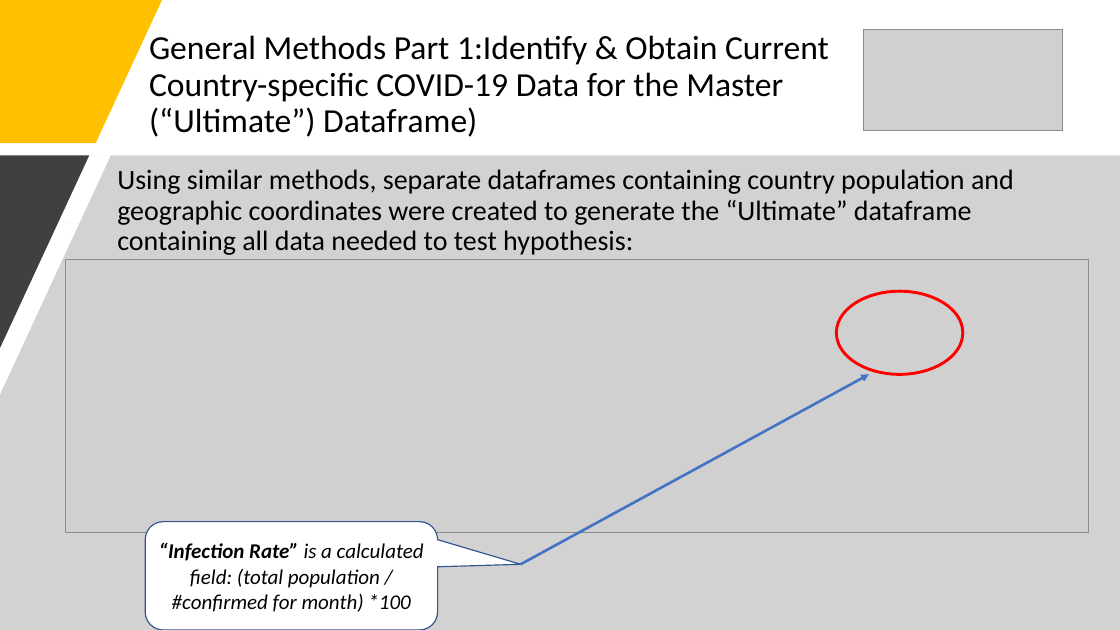
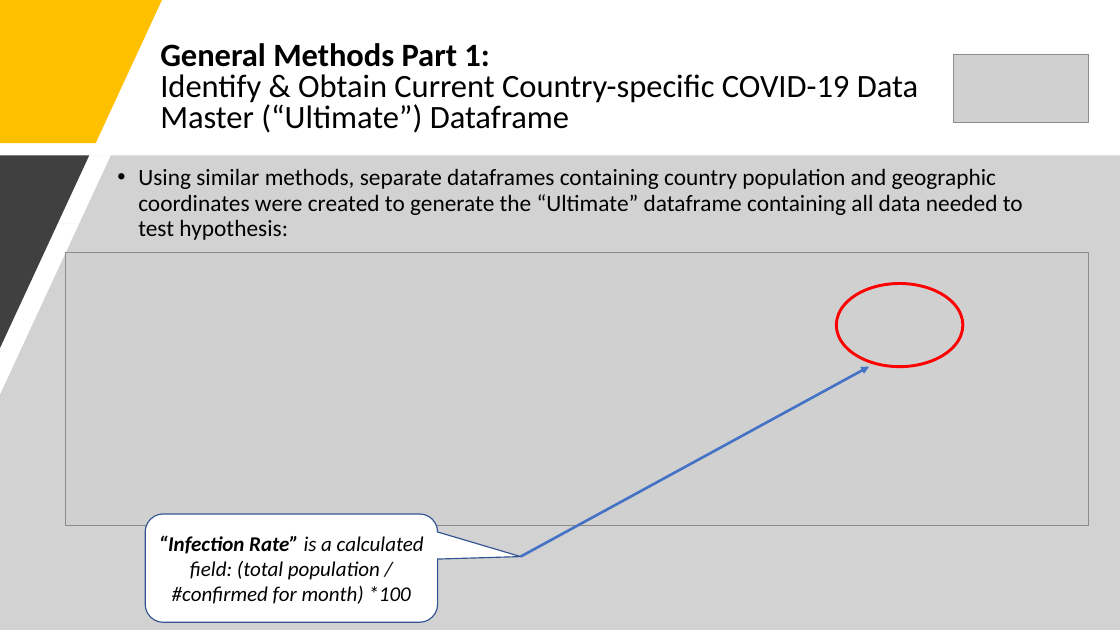
Before and after one commit to mirahmed07/project_covid_global, a slide deck: slide 10 of COVID-19_Presentation_DRAFT.pptx (slide 9 before the commit). Drawn at 1120x630 pixels with LibreOffice and Linux fonts; fonts in the diff are those of the drawing; grey boxes stand for pictures. Boxes give left, top, right and bottom in pixels: in the first picture for what was removed or moved away, otherwise in the second. Text is boxed around its words. In the diff, an @@ line names an element or a change of style, - is before the commit and + after.

```diff
--- a/COVID-19_Presentation_DRAFT.pptx
+++ b/COVID-19_Presentation_DRAFT.pptx
@@ text at [160,43,918,133]: text changed; size 28.8 to 27.9 pt @@
-General Methods Part 1:Identify & Obtain Current Country-specific COVID-19 Data for the Master (“Ultimate”) Dataframe)
+General Methods Part 1:
+Identify & Obtain Current Country-specific COVID-19 Data Master (“Ultimate”) Dataframe
@@ picture: place and size @@
-picture at [864,30,1063,130]
+picture at [954,54,1089,122]
@@ text "Using similar methods, separate dataframes ..." at [138,168,1023,240]: size 24 to 20 pt; bullet none to • @@
@@ 1 picture, 1 rounded speech box, 1 arrow, 1 ellipse: place and size @@
-1 picture, 1 rounded speech box, 1 arrow, 1 ellipse at [66,260,1090,630]
+1 picture, 1 rounded speech box, 1 arrow, 1 ellipse at [66,252,1090,623]
```
Also in this commit, not shown: 6 other slides changed, 6 slides added.
